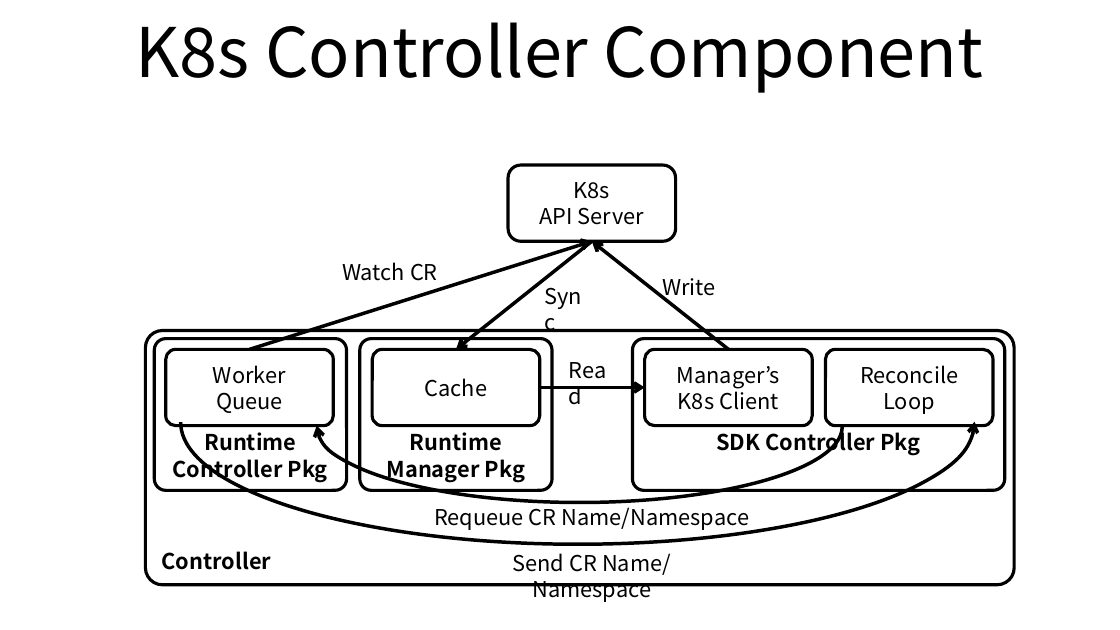
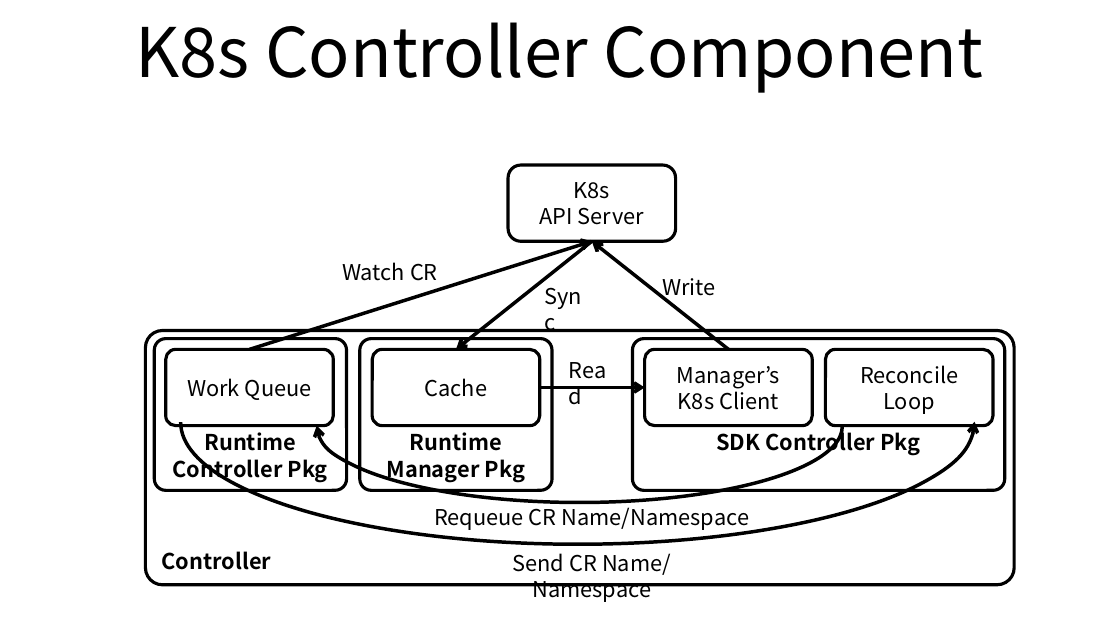
Before and after one commit to ssup2/blog-old, a slide deck: slide 1 of images/programming/Kubernetes_Operator_SDK_Golang/Kubernetes_Operator_SDK_Golang.pptx. Drawn at 1120x630 pixels with LibreOffice and Linux fonts; fonts in the diff are those of the drawing. Boxes give left, top, right and bottom in pixels: in the first picture for what was removed or moved away, otherwise in the second. Text is boxed around its words. In the diff, an @@ line names an element or a change of style, - is before the commit and + after.

```diff
--- a/images/programming/Kubernetes_Operator_SDK_Golang/Kubernetes_Operator_SDK_Golang.pptx
+++ b/images/programming/Kubernetes_Operator_SDK_Golang/Kubernetes_Operator_SDK_Golang.pptx
@@ text in rounded rectangle at bbox=[187, 378, 312, 400]: text changed @@
-Worker Queue
+Work Queue
```
Also in this commit, not shown: 5 other files.
